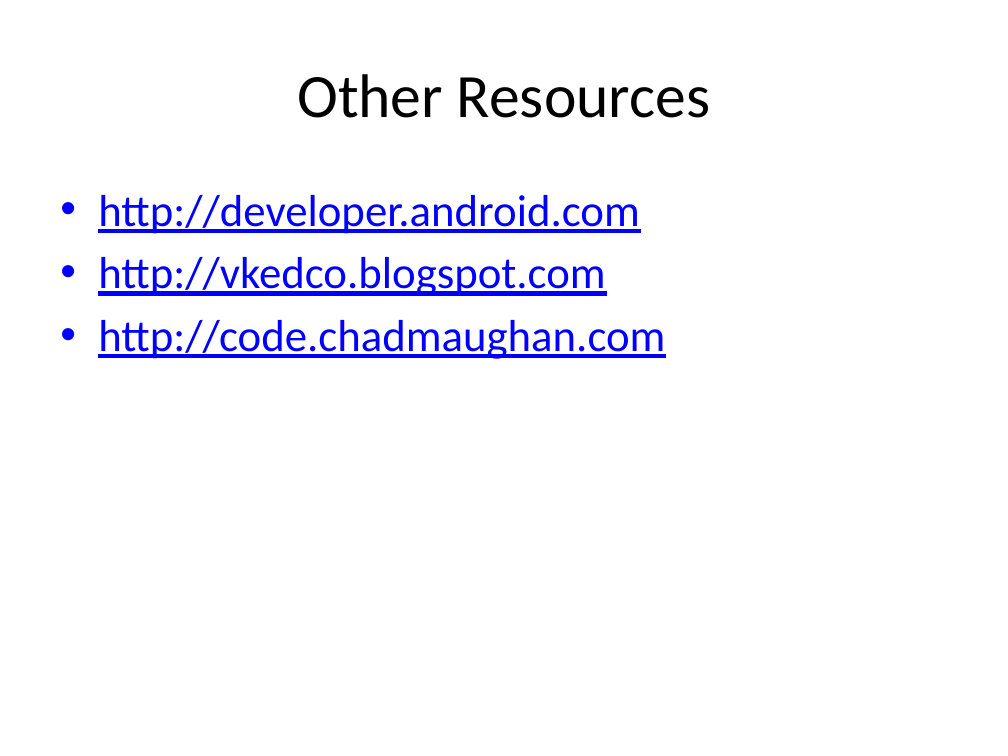
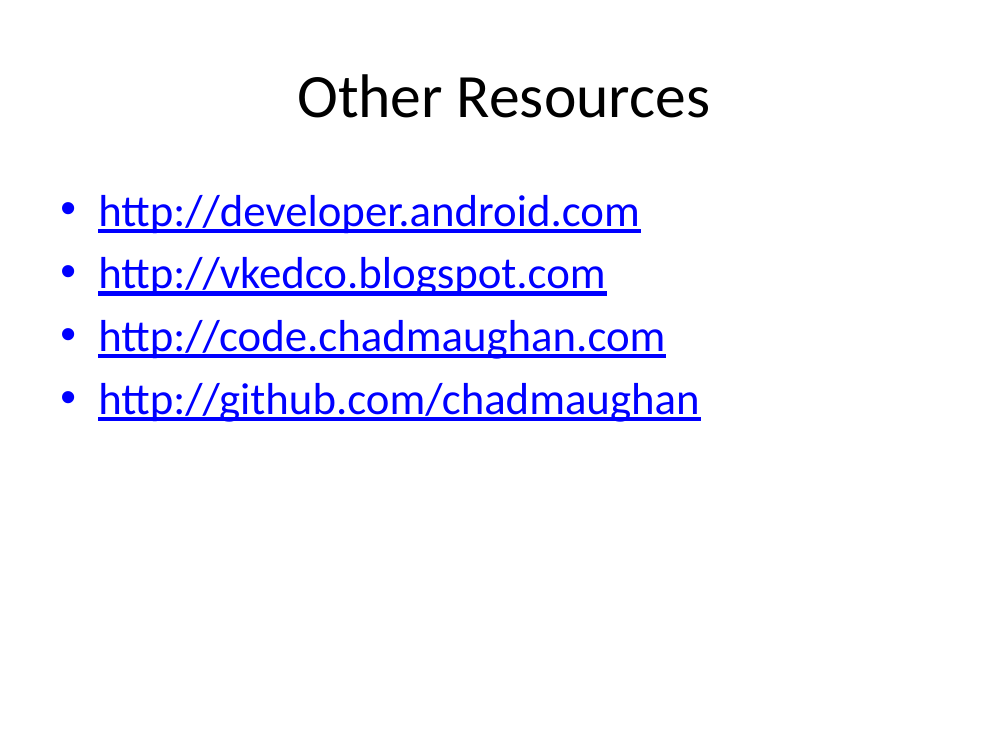
Before and after one commit to chadmaughan/learn-android, a slide deck: slide 11 of android.pptx (slide 9 before the commit). Drawn at 1008x756 pixels with LibreOffice and Linux fonts; fonts in the diff are those of the drawing. Boxes give left, top, right and bottom in pixels: in the first picture for what was removed or moved away, otherwise in the second. Text is boxed around its words. In the diff, an @@ line names an element or a change of style, - is before the commit and + after.

```diff
--- a/android.pptx
+++ b/android.pptx
@@ text at (98,383,699,422): paragraph added @@
+• http://github.com/chadmaughan
```
Also in this commit, not shown: 2 other slides changed, 3 slides added, 1 slide removed.
